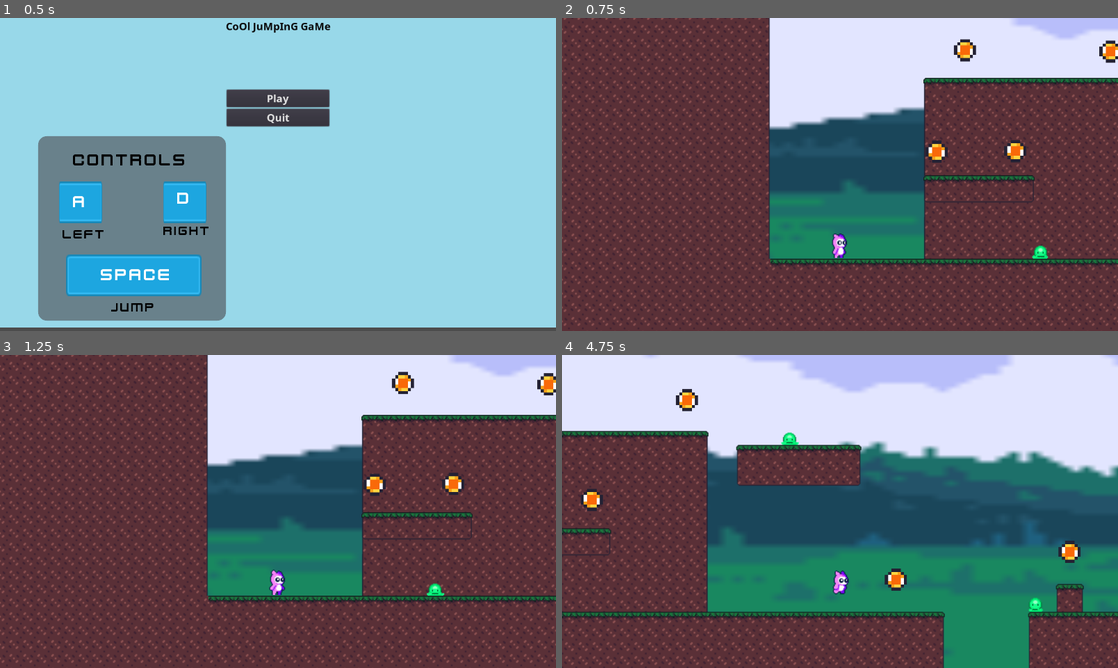
Above: before the commit, frames 1-4 (two rows, left to right).
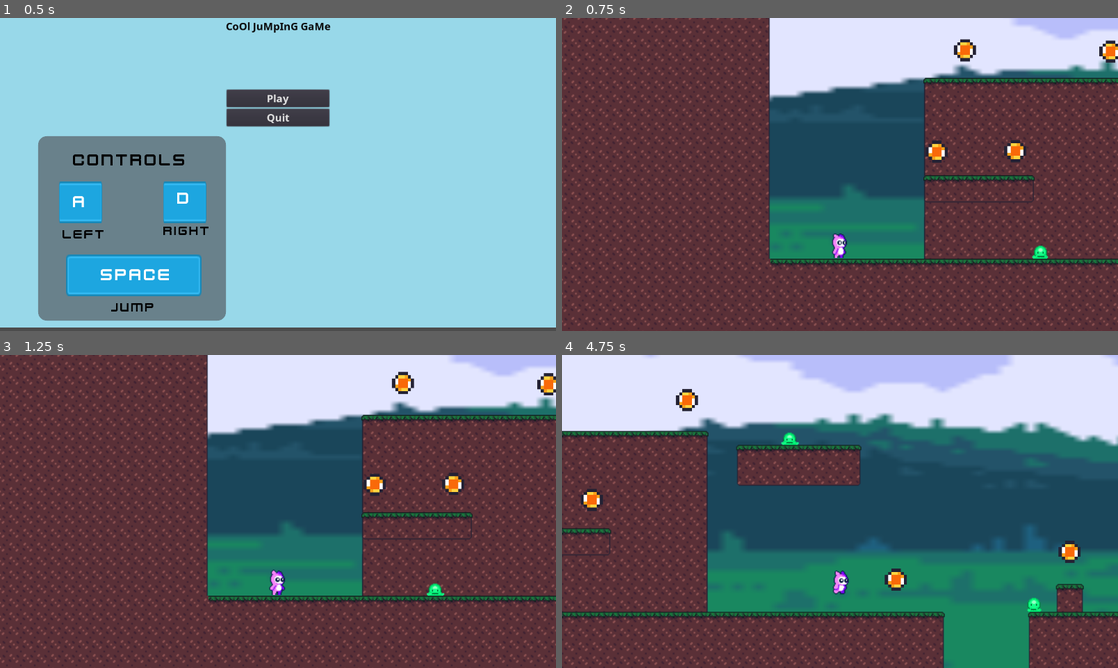
Above: after the commit, the same moments.

Repository: Mertric/2D-Video-game
Game: Godot game, scene res://Screen/MainScreen.tscn
Two runs of this game, one before a commit and one after it. Both use one fixed random seed, a clock stepped at 60 frames per second and the inputs below.
Inputs:
- Up to frame 1 (0.5 s): no input
- Up to frame 2 (0.75 s): click "Play" at 0.5 s
- Up to frame 3 (1.25 s): no input
- Up to frame 4 (4.75 s): hold D (right) 1.28-2.78 s; tap Space (jump) at 1.52, 2.27, 3.77, 4.52 s; hold A (left) 2.78-3.53 s; hold D (right) from 3.53 s (still down)

Frame 1 is identical in both runs. In frame 2, 4.5% of the frame differs, in the area x 37-100%, y 13-58%; in frame 3, 4.5%; in frame 4, 11%, in the area x 16-100%, y 18-83%.

Commit message:
changed background positioning

Diff:
--- a/2D Platformer/UI_Stuff/ParallaxBackground.tscn
+++ b/2D Platformer/UI_Stuff/ParallaxBackground.tscn
@@ -8,7 +8,7 @@
 [node name="ParallaxBackground" type="ParallaxBackground"]
 
 [node name="Blue Sky" type="ParallaxLayer" parent="."]
-motion_mirroring = Vector2( 1040, 880 )
+motion_mirroring = Vector2( 1040, 0 )
 
 [node name="Sprite" type="Sprite" parent="Blue Sky"]
 position = Vector2( 0, 8 )
@@ -39,7 +39,7 @@
 motion_mirroring = Vector2( 960, 0 )
 
 [node name="Sprite" type="Sprite" parent="Grass"]
-position = Vector2( -8, -192 )
-scale = Vector2( 12, 7 )
+position = Vector2( 0, -272 )
+scale = Vector2( 12, 7.5 )
 texture = ExtResource( 3 )
 centered = false
--- a/2D Platformer/src/Levels/Level.tscn
+++ b/2D Platformer/src/Levels/Level.tscn
@@ -72,6 +72,10 @@
 
 [node name="Level" type="Node2D"]
 
+[node name="Area2D" parent="." instance=ExtResource( 6 )]
+position = Vector2( 7424, 544 )
+nextScene = ExtResource( 7 )
+
 [node name="NonCollision tiles" type="TileMap" parent="."]
 tile_set = ExtResource( 3 )
 cell_size = Vector2( 16, 16 )
@@ -199,13 +203,6 @@
 
 [node name="ParallaxBackground" parent="." instance=ExtResource( 9 )]
 
-[node name="Sprite" parent="ParallaxBackground/Hills" index="0"]
-position = Vector2( -8, 32 )
-scale = Vector2( 12, 5.5 )
-
-[node name="Sprite" parent="ParallaxBackground/Grass" index="0"]
-position = Vector2( 9.53674e-07, -208 )
-
 [node name="Enemies" type="Node2D" parent="."]
 
 [node name="Monster" parent="Enemies" instance=ExtResource( 1 )]
@@ -361,11 +358,7 @@
 position = Vector2( 7088, 808 )
 
 [node name="FallCollision" parent="." instance=ExtResource( 8 )]
-position = Vector2( 3728, 1016 )
+position = Vector2( 3688, 960 )
 scale = Vector2( 300, 5 )
 
-[node name="Area2D" parent="." instance=ExtResource( 6 )]
-position = Vector2( 7424, 544 )
-nextScene = ExtResource( 7 )
-
 [editable path="ParallaxBackground"]
